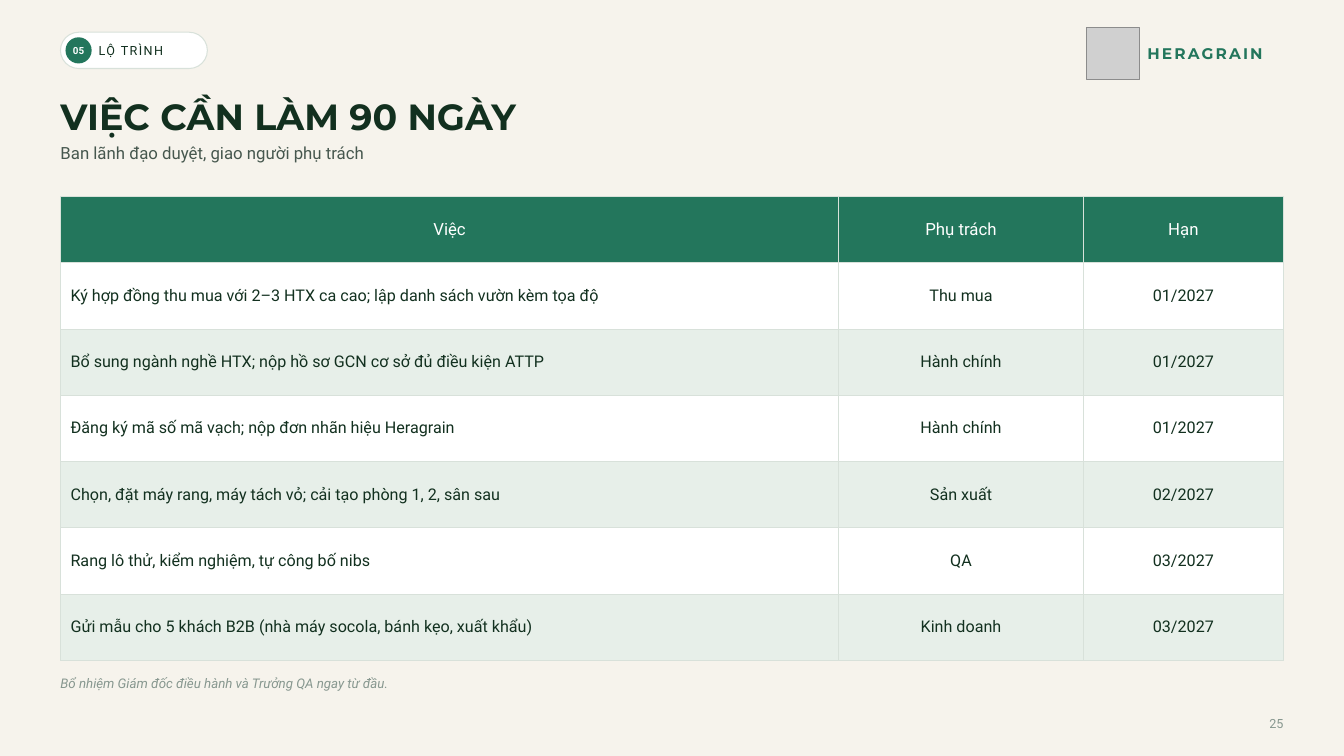
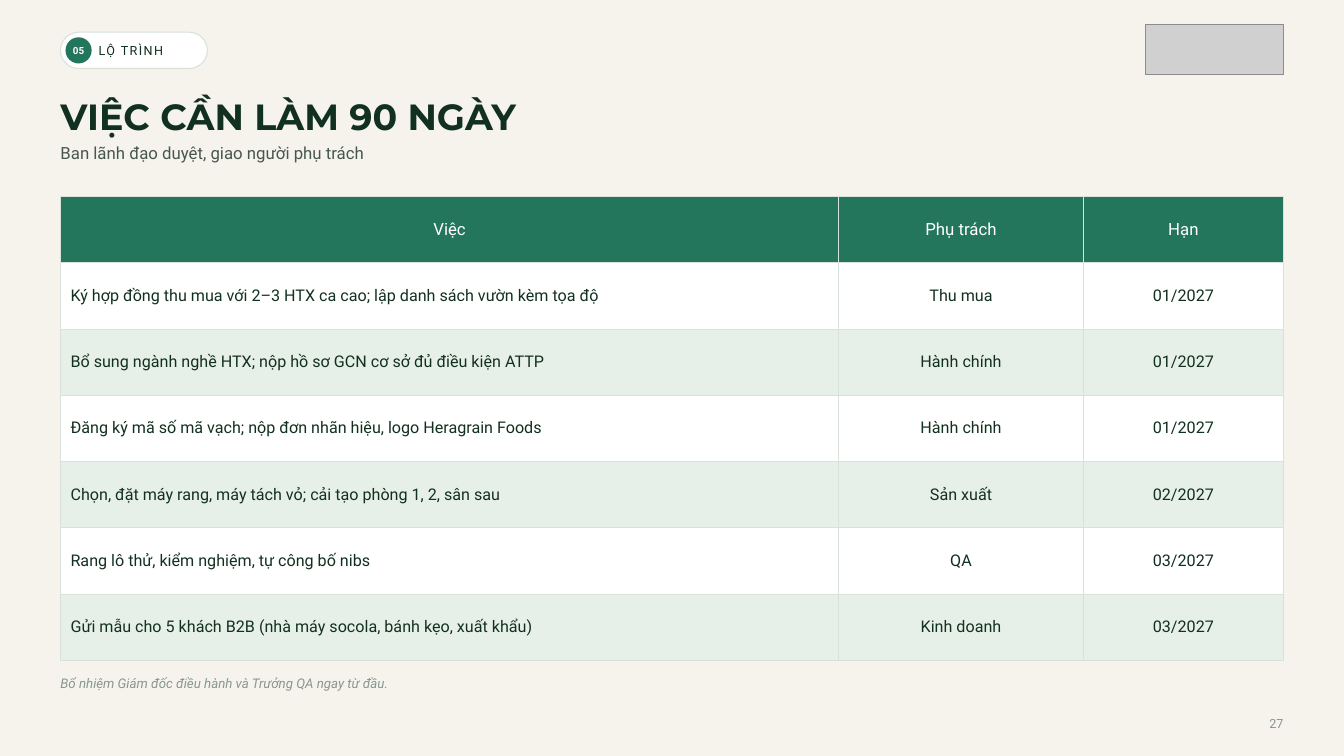
Before and after one commit to dakojsc-maker/ATL--DAKO, a slide deck: slide 27 of heragrain-cacao/2-tong-quan-bo-may/Heragrain-Cacao_Tong-quan-bo-may-quy-trinh-chung-nhan.pptx (slide 25 before the commit). Drawn at 1344x756 pixels with LibreOffice and Linux fonts; fonts in the diff are those of the drawing; grey boxes stand for pictures; background and template pictures are left out. Boxes give left, top, right and bottom in pixels: in the first picture for what was removed or moved away, otherwise in the second. Text is boxed around its words. In the diff, an @@ line names an element or a change of style, - is before the commit and + after.

```diff
--- a/heragrain-cacao/2-tong-quan-bo-may/Heragrain-Cacao_Tong-quan-bo-may-quy-trinh-chung-nhan.pptx
+++ b/heragrain-cacao/2-tong-quan-bo-may/Heragrain-Cacao_Tong-quan-bo-may-quy-trinh-chung-nhan.pptx
@@ picture removed at (x1=1087, y1=27, x2=1139, y2=80) @@
@@ picture added at (x1=1145, y1=24, x2=1284, y2=75) @@
@@ text removed at (x1=1147, y1=48, x2=1262, y2=59) @@
-HERAGRAIN
@@ table at (x1=60, y1=197, x2=1285, y2=660) @@
-row 4, column 1: Đăng ký mã số mã vạch; nộp đơn nhãn hiệu Heragrain
+row 4, column 1: Đăng ký mã số mã vạch; nộp đơn nhãn hiệu, logo Heragrain Foods
@@ text at (x1=1269, y1=719, x2=1283, y2=728): text changed @@
-25
+27
```
Also in this commit, not shown: 26 other slides changed, 2 slides added, 32 other files.
